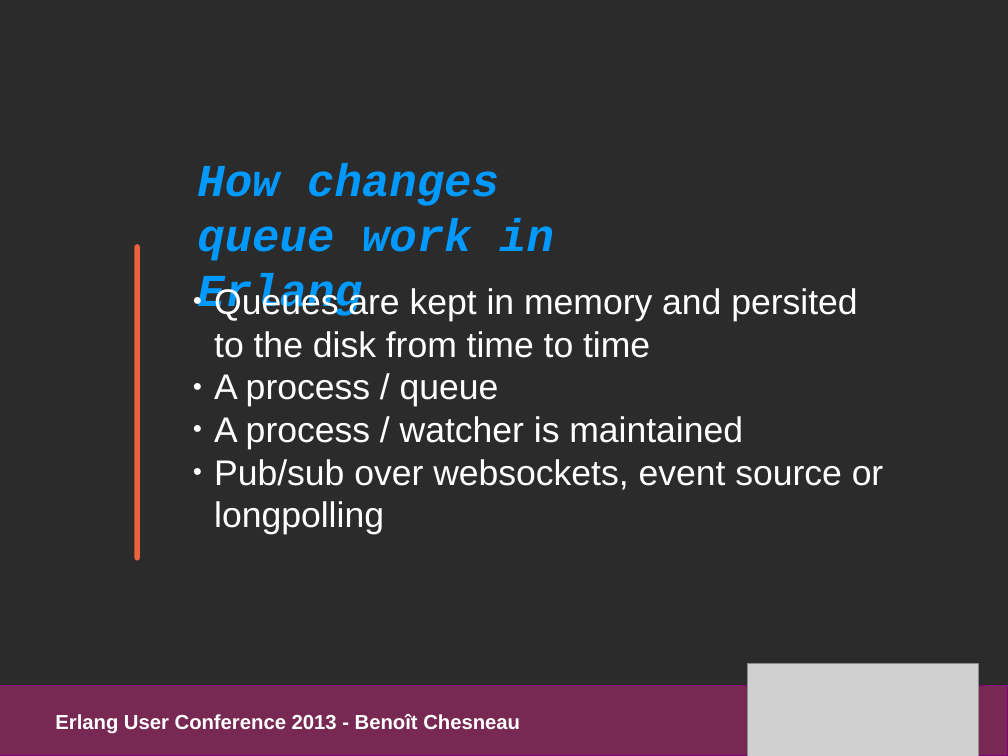
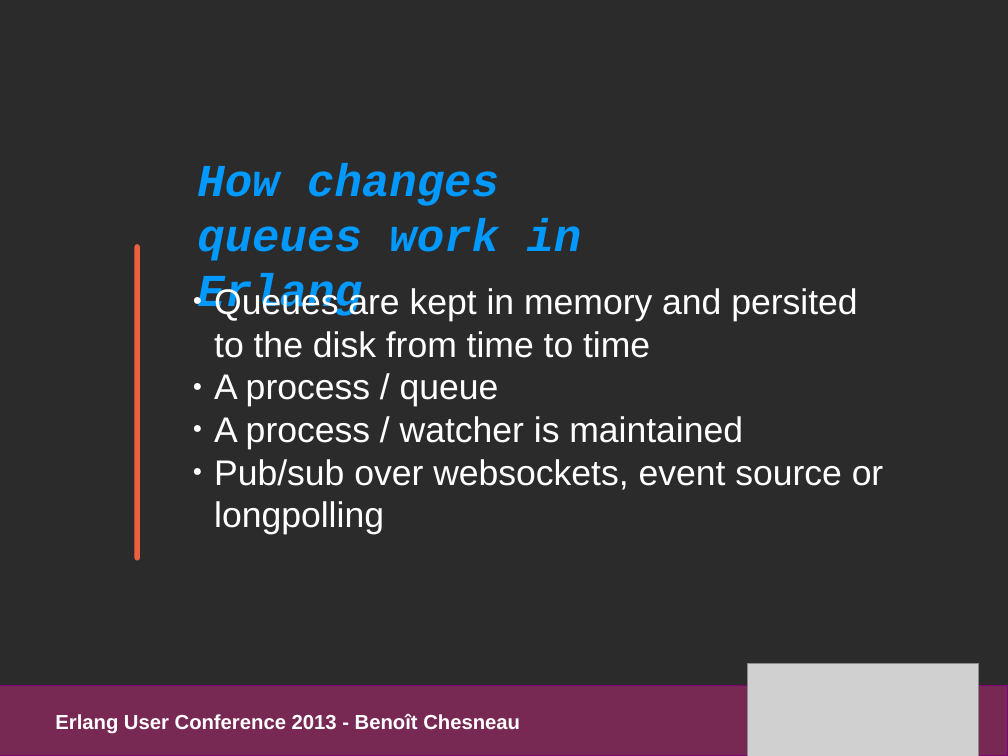
Before and after one commit to refuge/media, a slide deck: slide 16 of slides/pres_refuge_euc2013.odp. Drawn at 1008x756 pixels with LibreOffice and Linux fonts; fonts in the diff are those of the drawing; grey boxes stand for pictures; background and template pictures are left out; a plain dark background stands for a picture behind light text. Boxes give left, top, right and bottom in pixels: in the first picture for what was removed or moved away, otherwise in the second. Text is boxed around its words. In the diff, an @@ line names an element or a change of style, - is before the commit and + after.

```diff
--- a/slides/pres_refuge_euc2013.odp
+++ b/slides/pres_refuge_euc2013.odp
@@ text at [197,163,582,319]: text changed @@
-How changes queue work in Erlang
+How changes queues work in Erlang
```
Also in this commit, not shown: 4 other slides changed, 1 other file.
